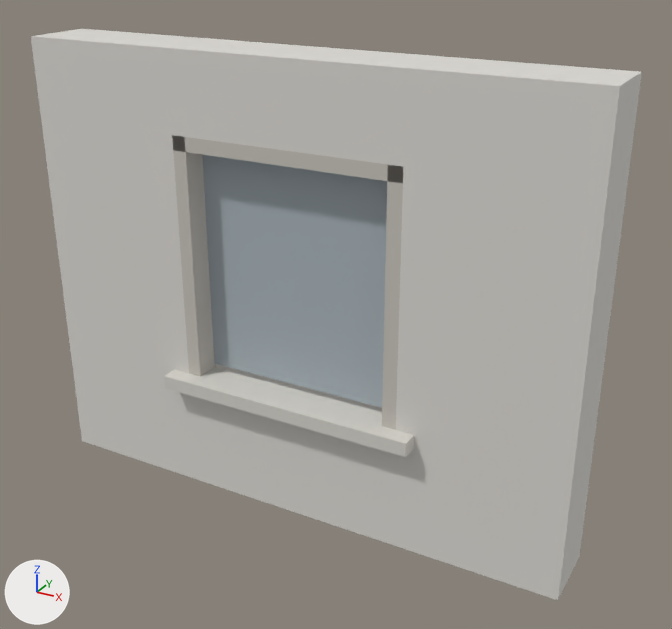
Before and after pictures for a commit that changed the glTF model public/models/facade/bay_plaster_upper.lod1.glb.
Camera for both pictures: a 50 mm lens placed at (2.73, -4.32, 3.64), pointed at (0.22, 0.24, 1.36). The lights are fixed; the arrows at lower left show +X, +Y and +Z. The first picture is the older version. Where no turn or scale is listed for an object, it has been applied to the vertices. Vertices at exactly the same position are counted once.

Names of what the first picture shows: 'facade_bay_plaster_upper'.
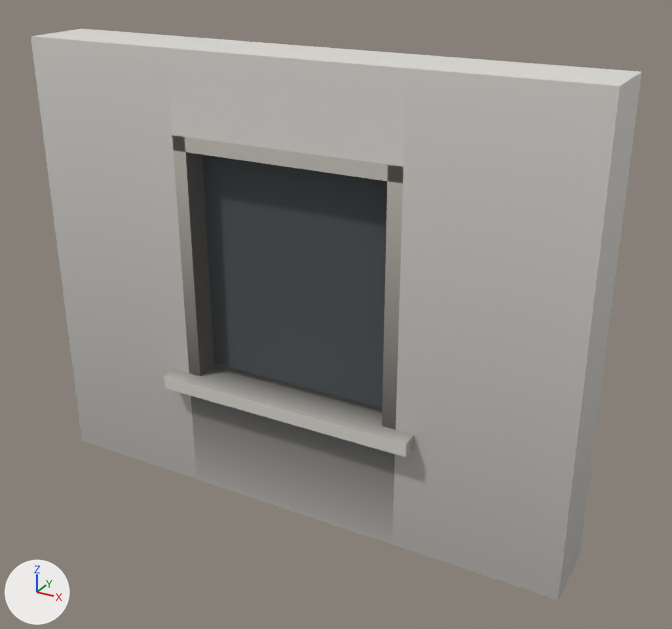
Location of each change, (x1, y1, x2, y2) in pixels of the pictures (672 x 629 px; the box of a moved part takes in the faces that stretch with it):
'facade_bay_plaster_upper', recoloured (darker)
    both: (51, 150, 610, 600)
part 1 of me_facade_bay_plaster_upper, moved or reshaped
    both: (382, 165, 403, 430)

What changed in the scene script:
```text
Change mat_plaster_worn:
    where n0 = _N.new('ShaderNodeBsdfPrincipled'); n0.name = 'Principled BSDF'
    remove n0.inputs[0].default_value = (0.72, 0.7, 0.66, 1.0)  # 'Base Color', light grey #dddad4
    add n2 = _N.new('ShaderNodeMix'); n2.name = 'Mix'
    add n2.data_type = 'RGBA'
    add n2.blend_type = 'MULTIPLY'
    add n2.inputs[0].default_value = 1.0  # 'Factor'
    add n2.inputs[7].default_value = (0.72, 0.7, 0.66, 1.0)  # 'B', light grey #dddad4
    add n3 = _N.new('ShaderNodeVertexColor'); n3.name = 'Color Attribute'
    add _L.new(n2.outputs[2], n0.inputs[0])  # 'Result' to 'Base Color'
    add _L.new(n3.outputs[0], n2.inputs[6])  # 'Color' to 'A'
Change mat_glass_shop:
    where n0 = _N.new('ShaderNodeBsdfPrincipled'); n0.name = 'Principled BSDF'
    remove n0.inputs[0].default_value = (0.4, 0.46, 0.5, 1.0)  # 'Base Color', grey #aab5bc
    add n2 = _N.new('ShaderNodeMix'); n2.name = 'Mix'
    add n2.data_type = 'RGBA'
    add n2.blend_type = 'MULTIPLY'
    add n2.inputs[0].default_value = 1.0  # 'Factor'
    add n2.inputs[7].default_value = (0.4, 0.46, 0.5, 1.0)  # 'B', grey #aab5bc
    add n3 = _N.new('ShaderNodeVertexColor'); n3.name = 'Color Attribute'
    add _L.new(n2.outputs[2], n0.inputs[0])  # 'Result' to 'Base Color'
    add _L.new(n3.outputs[0], n2.inputs[6])  # 'Color' to 'A'
Change mat_timber_painted:
    where n0 = _N.new('ShaderNodeBsdfPrincipled'); n0.name = 'Principled BSDF'
    remove n0.inputs[0].default_value = (0.58, 0.55, 0.5, 1.0)  # 'Base Color', light grey #c8c4bc
    add n2 = _N.new('ShaderNodeMix'); n2.name = 'Mix'
    add n2.data_type = 'RGBA'
    add n2.blend_type = 'MULTIPLY'
    add n2.inputs[0].default_value = 1.0  # 'Factor'
    add n2.inputs[7].default_value = (0.58, 0.55, 0.5, 1.0)  # 'B', light grey #c8c4bc
    add n3 = _N.new('ShaderNodeVertexColor'); n3.name = 'Color Attribute'
    add _L.new(n2.outputs[2], n0.inputs[0])  # 'Result' to 'Base Color'
    add _L.new(n3.outputs[0], n2.inputs[6])  # 'Color' to 'A'
Change mat_stone_dressed:
    where n0 = _N.new('ShaderNodeBsdfPrincipled'); n0.name = 'Principled BSDF'
    remove n0.inputs[0].default_value = (0.68, 0.66, 0.61, 1.0)  # 'Base Color', light grey #d7d4cd
    add n2 = _N.new('ShaderNodeMix'); n2.name = 'Mix'
    add n2.data_type = 'RGBA'
    add n2.blend_type = 'MULTIPLY'
    add n2.inputs[0].default_value = 1.0  # 'Factor'
    add n2.inputs[7].default_value = (0.68, 0.66, 0.61, 1.0)  # 'B', light grey #d7d4cd
    add n3 = _N.new('ShaderNodeVertexColor'); n3.name = 'Color Attribute'
    add _L.new(n2.outputs[2], n0.inputs[0])  # 'Result' to 'Base Color'
    add _L.new(n3.outputs[0], n2.inputs[6])  # 'Color' to 'A'
Change me_facade_bay_plaster_upper:
    where me_facade_bay_plaster_upper.from_pydata(...)  # 56 vertices, 108 faces; spans x -1.8..1.8, y -0.28..0.28, z -1.45..1.45
    used by ob_facade_bay_plaster_upper; location = (0.0, 0.17, 1.45)
    me_facade_bay_plaster_upper part 1
    me_facade_bay_plaster_upper.vertices[38].co: (0.75, 0.01, 0.95) -> (0.66, -0.17, -0.65)
    me_facade_bay_plaster_upper.vertices[39].co: (0.66, -0.17, -0.65) -> (0.66, -0.17, 0.95)  # not seen -> pixel (387, 164)
    me_facade_bay_plaster_upper.vertices[40].co: (0.66, -0.17, 0.95) -> (0.75, 0.01, -0.65)  # pixel (387, 164) -> not seen
    me_facade_bay_plaster_upper.vertices[41].co: (0.75, 0.01, -0.65) -> (0.66, 0.01, -0.65)
    me_facade_bay_plaster_upper.vertices[42].co: (0.66, 0.01, -0.65) -> (0.66, 0.01, 0.95)
    me_facade_bay_plaster_upper.vertices[43].co: (0.66, 0.01, 0.95) -> (0.75, 0.01, 0.95)
```
